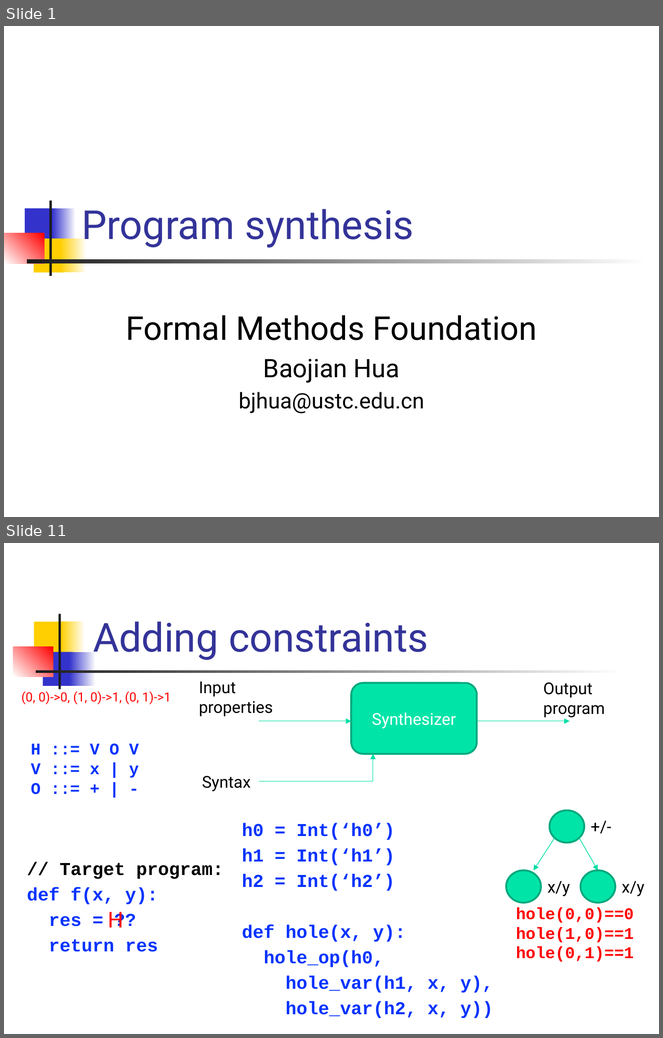
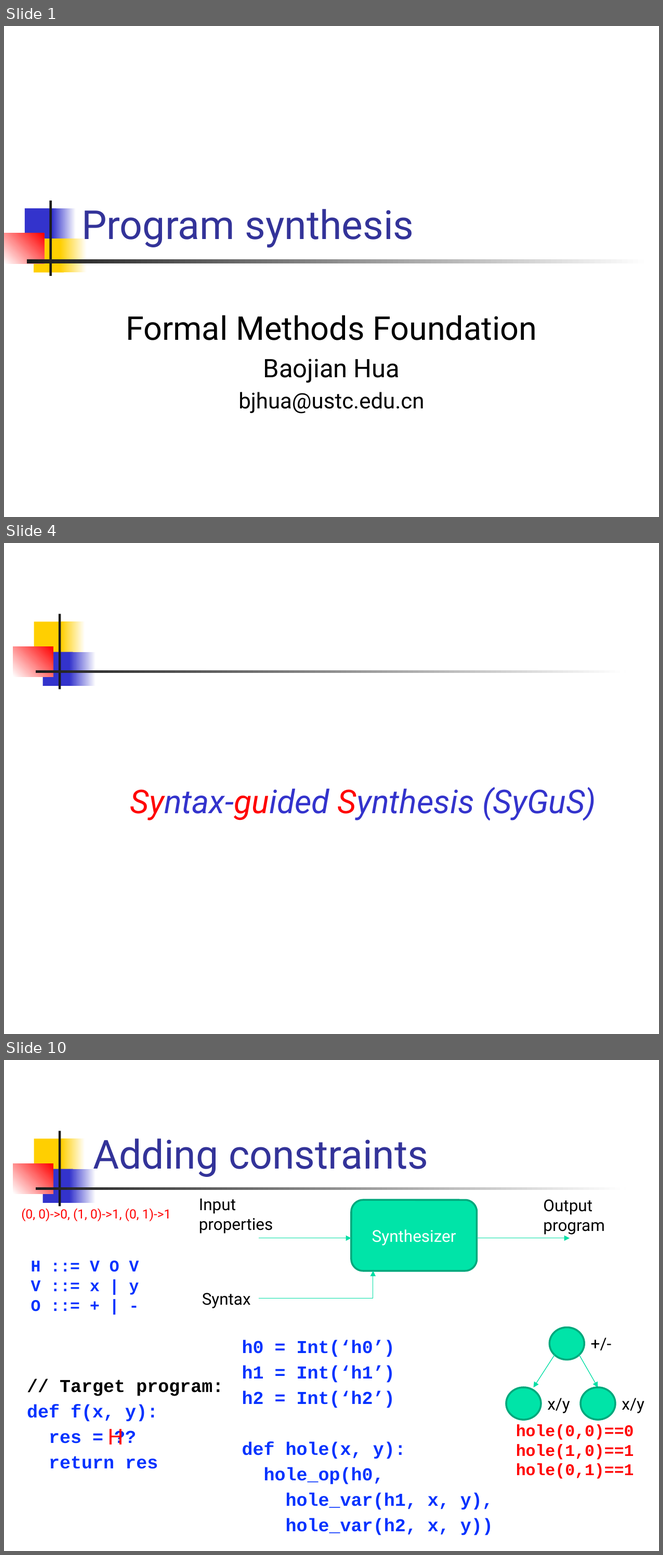
Before and after one commit to csslab-ustc/csslab-ustc.github.io, a slide deck: courses/theory/slides/lec20-synthesis.pptx. Shown one above the other, each under a label of ours: slides 1 and 11 before the commit, slides 1, 4 and 10 after it; the slides between them are not shown. The pictures are 663x1038 and 663x1555 pixels, drawn with LibreOffice and Linux fonts; fonts in the diff are those of the drawing. Boxes give left, top, right and bottom in pixels: in the first picture for what was removed or moved away, otherwise in the second. Text is boxed around its words. In the diff, an @@ line names an element or a change of style, - is before the commit and + after.

```diff
--- a/courses/theory/slides/lec20-synthesis.pptx
+++ b/courses/theory/slides/lec20-synthesis.pptx
@@ slide 4 added at <box>4,543,659,1034</box>, background #FFFFFF; not listed: 7 template elements that a slide beside it also shows @@
@@ text added at <box>130,787,596,821</box>, 36 pt, text #3333CC, italic @@
+Syntax-guided Synthesis (SyGuS)
@@ what was slide 11 is now slide 10 @@
```
Also in this commit, not shown: 7 slides changed, 1 other slide added, 3 slides removed, 2 other files.
